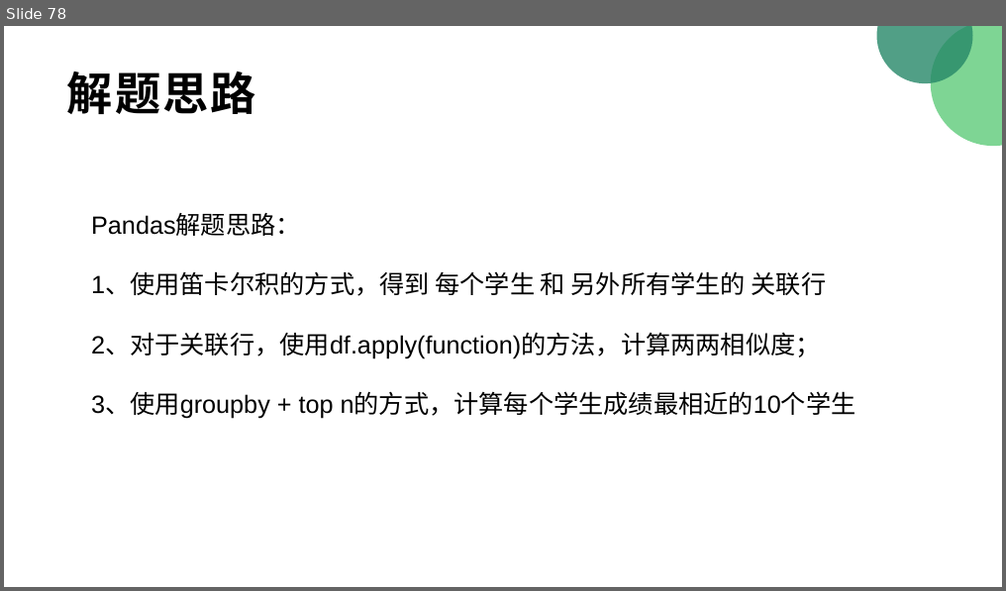
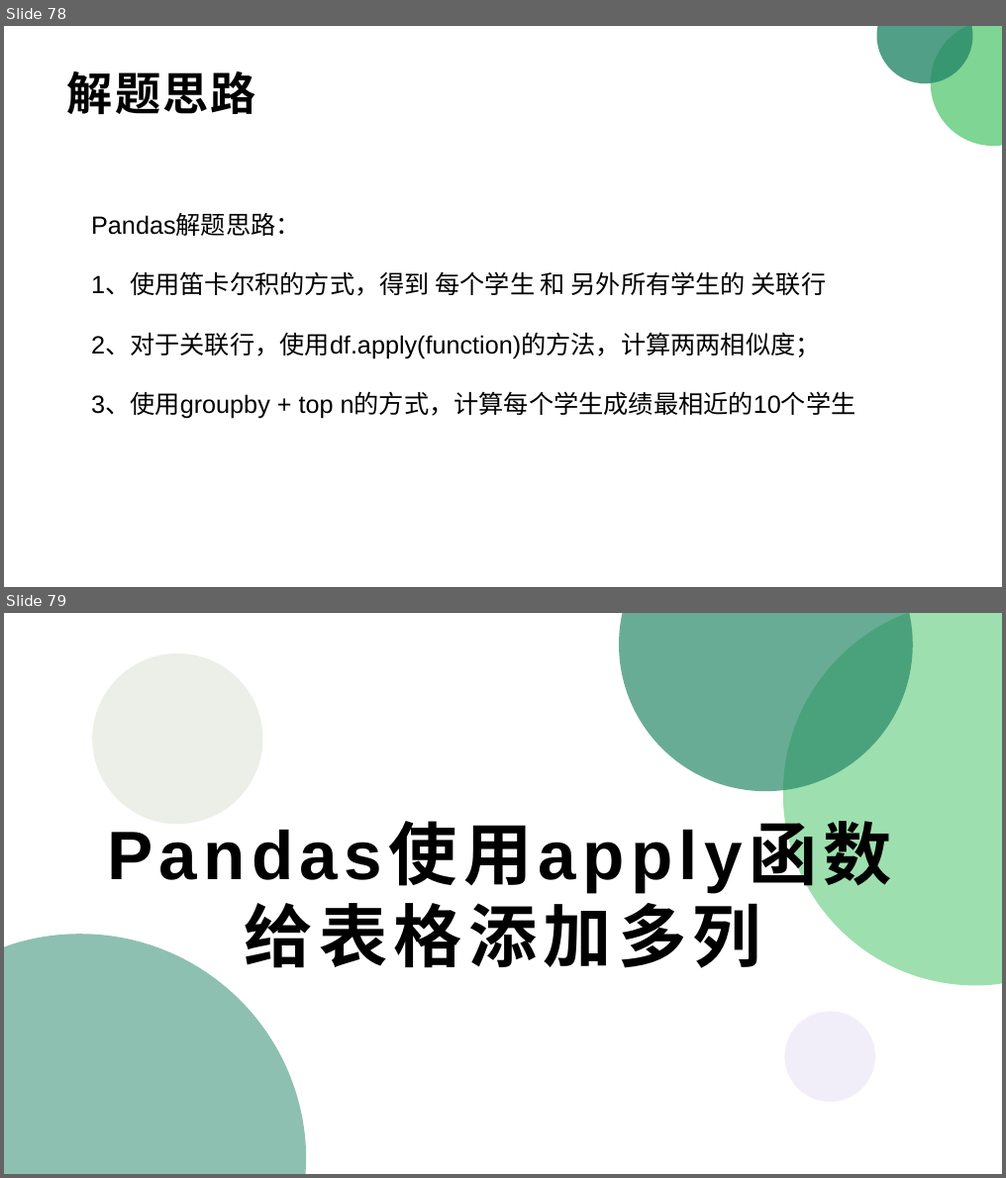
Before and after one commit to eric0793/ant-learn-pandas, a slide deck: Python使用Pandas入门数据分析.pptx. Shown one above the other, each under a label of ours: slide 78 before the commit, slides 78 and 79 after it. The pictures are 1006x591 and 1006x1178 pixels, drawn with LibreOffice and Linux fonts; fonts in the diff are those of the drawing. Boxes give left, top, right and bottom in pixels: in the first picture for what was removed or moved away, otherwise in the second. Text is boxed around its words. In the diff, an @@ line names an element or a change of style, - is before the commit and + after.

```diff
--- a/Python使用Pandas入门数据分析.pptx
+++ b/Python使用Pandas入门数据分析.pptx
@@ slide 79 added at (4, 613, 1002, 1174), background #FFFFFF @@
@@ freeform shape added at (620, 613, 914, 791), fill #268868 at 69% opacity @@
@@ freeform shape added at (783, 613, 1002, 986), fill #33BD56 at 48% opacity @@
@@ ellipse added at (92, 654, 263, 824), fill #50742F at 11% opacity @@
@@ title added at (107, 825, 892, 968), 66 pt, text #000000, bold @@
+Pandas使用apply函数
+给表格添加多列
@@ freeform shape added at (4, 934, 307, 1174), fill #268868 at 52% opacity @@
@@ ellipse added at (785, 1011, 875, 1102), fill #4B14AA at 7% opacity @@
```
Also in this commit, not shown: 1 other slide added, 1 other file.
